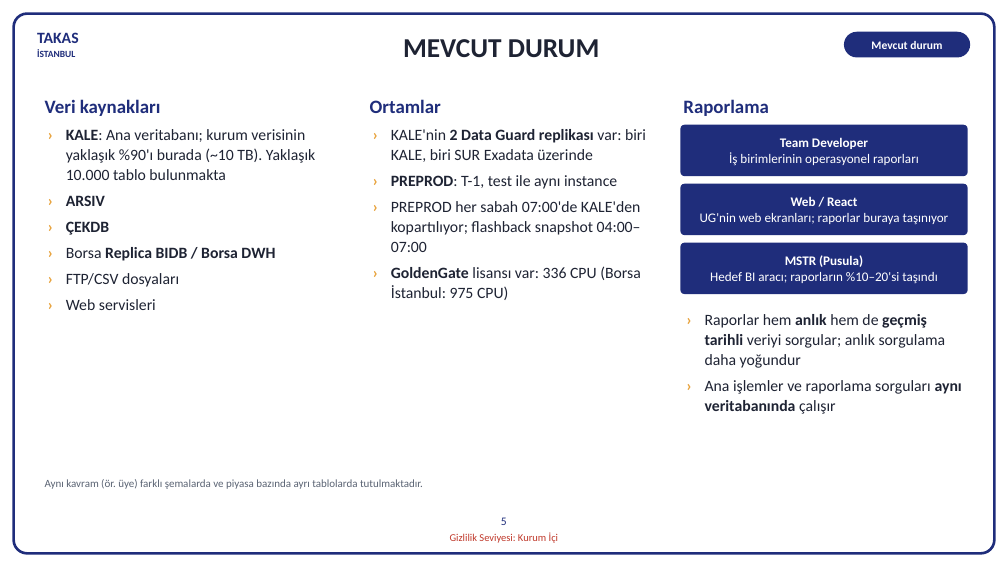
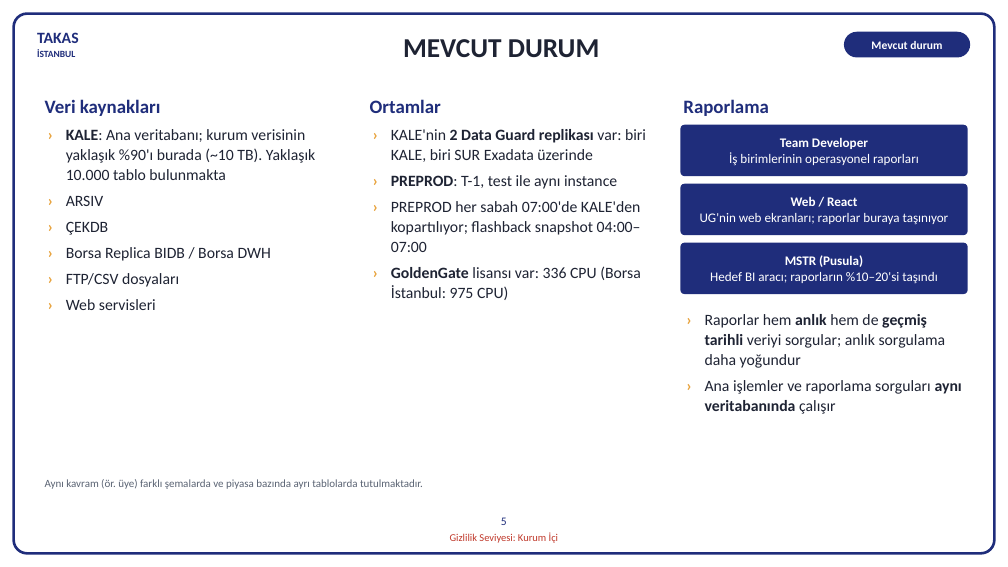
Before and after one commit to hanifidemirel0/Cursor-Projects, a slide deck: slide 5 of outputs/dwh-sunum-kasim-2026/5 - DWHSunum_Kasim2026.pptx. Drawn at 1008x567 pixels with LibreOffice and Linux fonts; fonts in the diff are those of the drawing. Boxes give left, top, right and bottom in pixels: in the first picture for what was removed or moved away, otherwise in the second. Text is boxed around its words. In the diff, an @@ line names an element or a change of style, - is before the commit and + after.

```diff
--- a/outputs/dwh-sunum-kasim-2026/5 - DWHSunum_Kasim2026.pptx
+++ b/outputs/dwh-sunum-kasim-2026/5 - DWHSunum_Kasim2026.pptx
@@ text at bbox=[66, 196, 271, 261]: bold off in "ARSIV", "ÇEKDB", "Replica BIDB / Borsa DWH" @@
```
Also in this commit, not shown: 2 other files.
